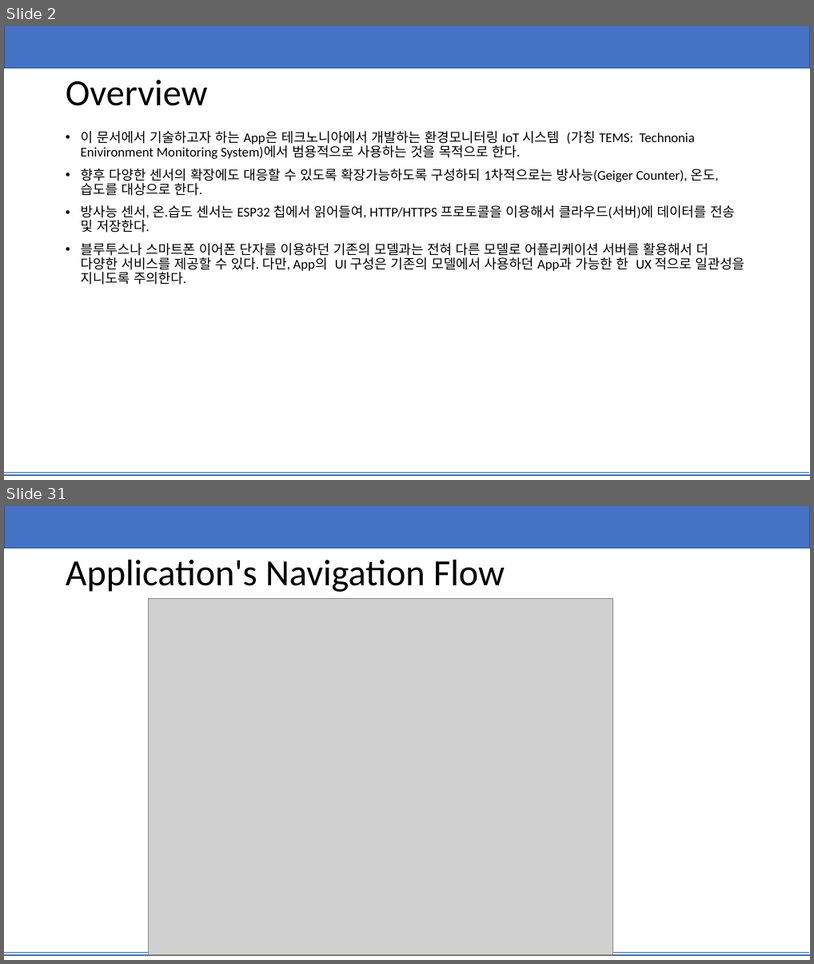
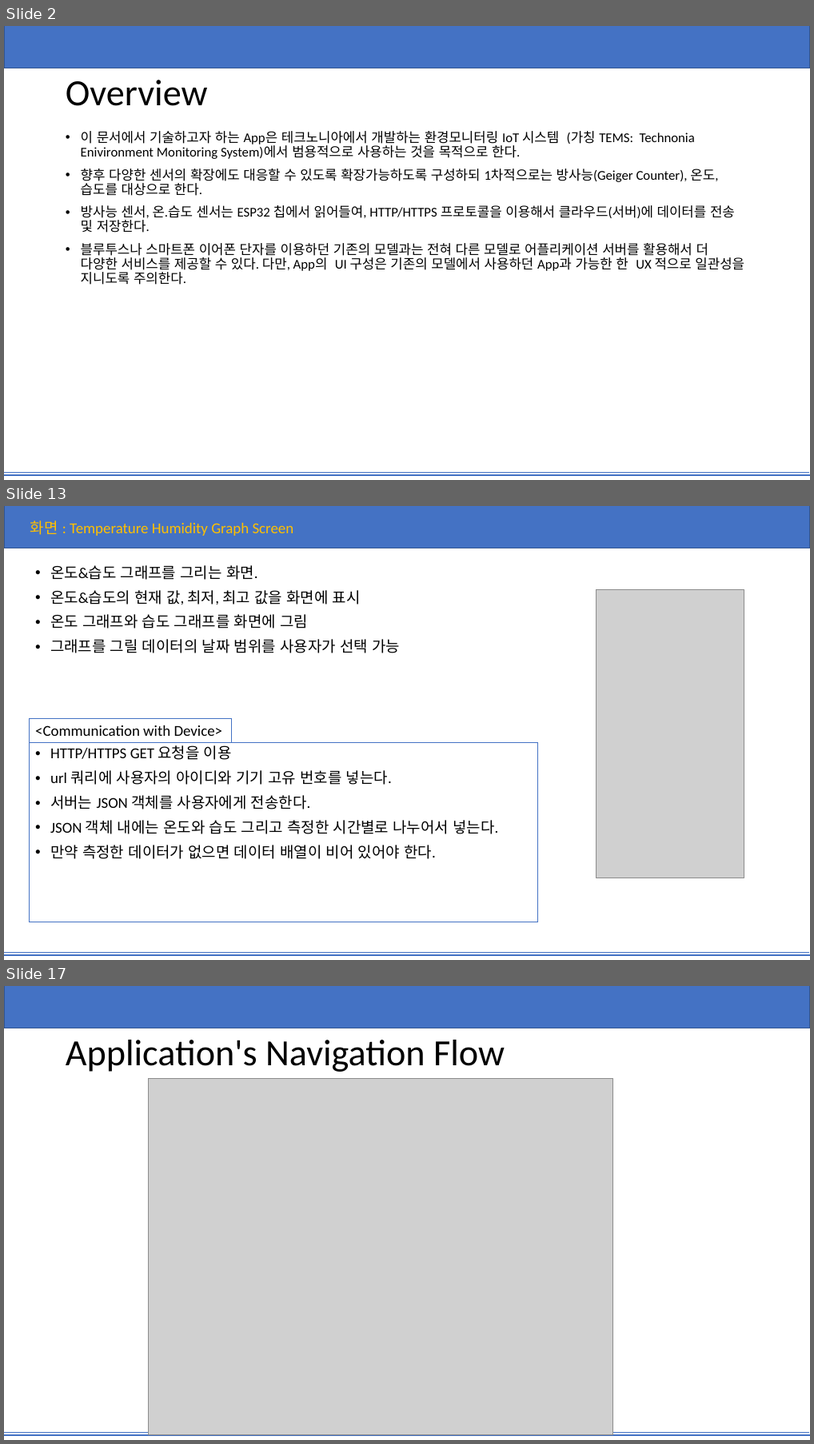
Before and after one commit to yjin910/Technonia_i_app, a slide deck: TEMS.pptx. Shown one above the other, each under a label of ours: slides 2 and 31 before the commit, slides 2, 13 and 17 after it; the slides between them are not shown. The pictures are 814x964 and 814x1444 pixels, drawn with LibreOffice and Linux fonts; fonts in the diff are those of the drawing; grey boxes stand for pictures. Boxes give left, top, right and bottom in pixels: in the first picture for what was removed or moved away, otherwise in the second. Text is boxed around its words. In the diff, an @@ line names an element or a change of style, - is before the commit and + after.

```diff
--- a/TEMS.pptx
+++ b/TEMS.pptx
@@ slide 13 added at box(4, 506, 810, 960), background #FFFFFF; not listed: 3 template elements that a slide beside it also shows @@
@@ text added at box(30, 520, 294, 536), 18 pt, text #FFC000 @@
+화면 : Temperature Humidity Graph Screen
@@ text added at box(50, 565, 400, 653), 18 pt, text #000000 @@
+• 온도&습도 그래프를 그리는 화면.
+• 온도&습도의 현재 값, 최저, 최고 값을 화면에 표시
+• 온도 그래프와 습도 그래프를 화면에 그림
+• 그래프를 그릴 데이터의 날짜 범위를 사용자가 선택 가능
@@ picture added at box(597, 589, 745, 877) @@
@@ rectangle added at box(30, 718, 231, 743), outline #4472C4 0.75 pt, 18 pt, text #000000 @@
+<Communication with Device>
@@ rectangle added at box(30, 743, 538, 922), outline #4472C4 0.75 pt, 18 pt, text #000000 @@
+• HTTP/HTTPS GET 요청을 이용
+• url 쿼리에 사용자의 아이디와 기기 고유 번호를 넣는다.
+• 서버는 JSON 객체를 사용자에게 전송한다.
+• JSON 객체 내에는 온도와 습도 그리고 측정한 시간별로 나누어서 넣는다.
+• 만약 측정한 데이터가 없으면 데이터 배열이 비어 있어야 한다.
@@ what was slide 31 is now slide 17 @@
```
Also in this commit, not shown: 8 slides changed, 5 other slides added, 28 slides removed, 5 other files.
